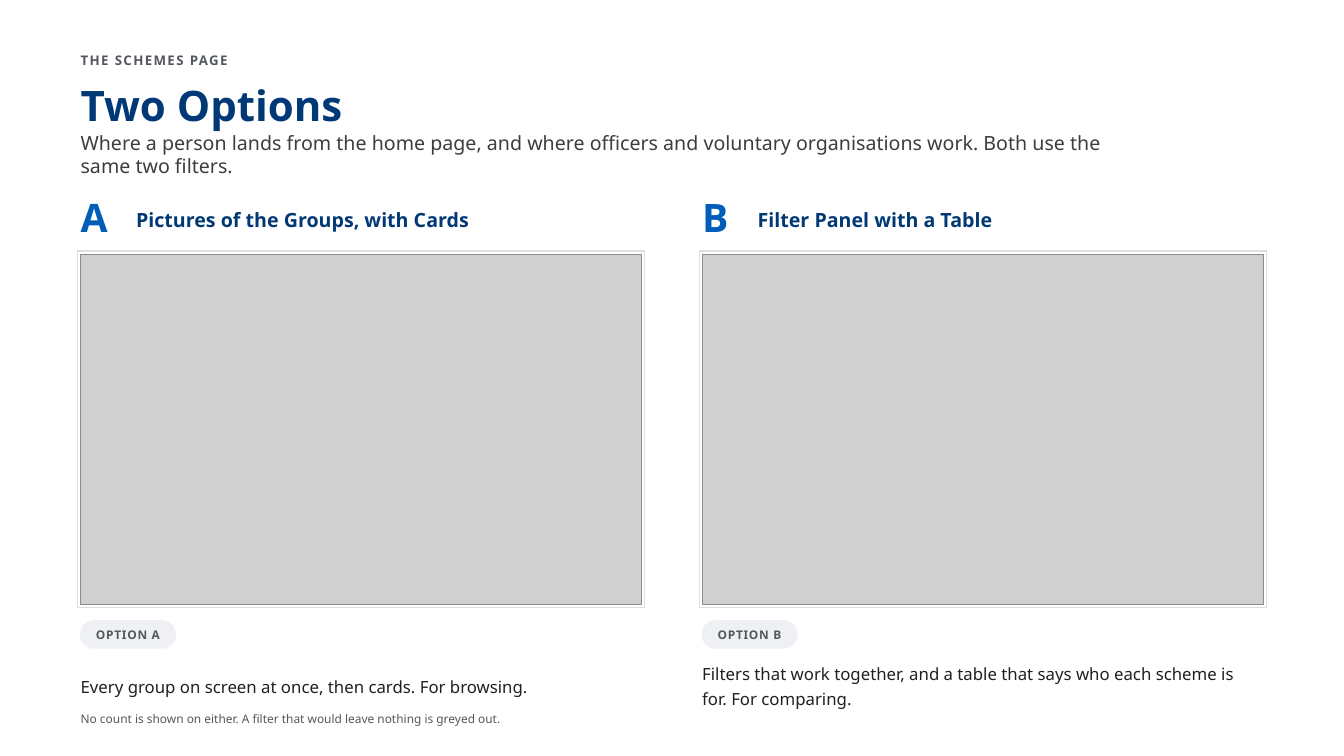
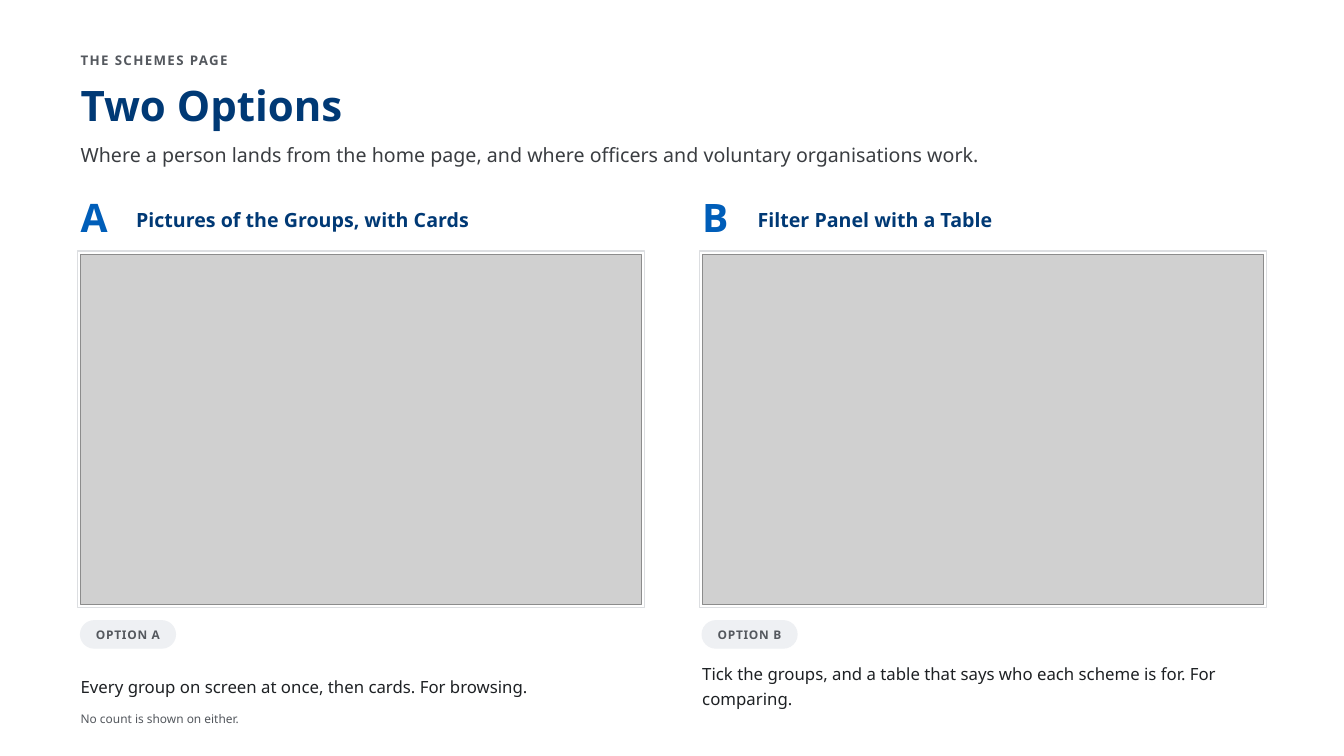
Before and after one commit to AkashShivanand/mosje, a slide deck: slide 7 of docs/plans/MoSJE-Service-Discovery-Options.pptx. Drawn at 1344x756 pixels with LibreOffice and Linux fonts; fonts in the diff are those of the drawing; grey boxes stand for pictures. Boxes give left, top, right and bottom in pixels: in the first picture for what was removed or moved away, otherwise in the second. Text is boxed around its words. In the diff, an @@ line names an element or a change of style, - is before the commit and + after.

```diff
--- a/docs/plans/MoSJE-Service-Discovery-Options.pptx
+++ b/docs/plans/MoSJE-Service-Discovery-Options.pptx
@@ text at <box>81,147,978,167</box>: text changed @@
-Where a person lands from the home page, and where officers and voluntary organisations work. Both use the same two filters.
+Where a person lands from the home page, and where officers and voluntary organisations work.
@@ text at <box>702,667,1216,709</box>: text changed @@
-Filters that work together, and a table that says who each scheme is for. For comparing.
+Tick the groups, and a table that says who each scheme is for. For comparing.
@@ text at <box>81,714,238,723</box>: text changed @@
-No count is shown on either. A filter that would leave nothing is greyed out.
+No count is shown on either.
```
Also in this commit, not shown: 4 other slides changed, 37 other files.
